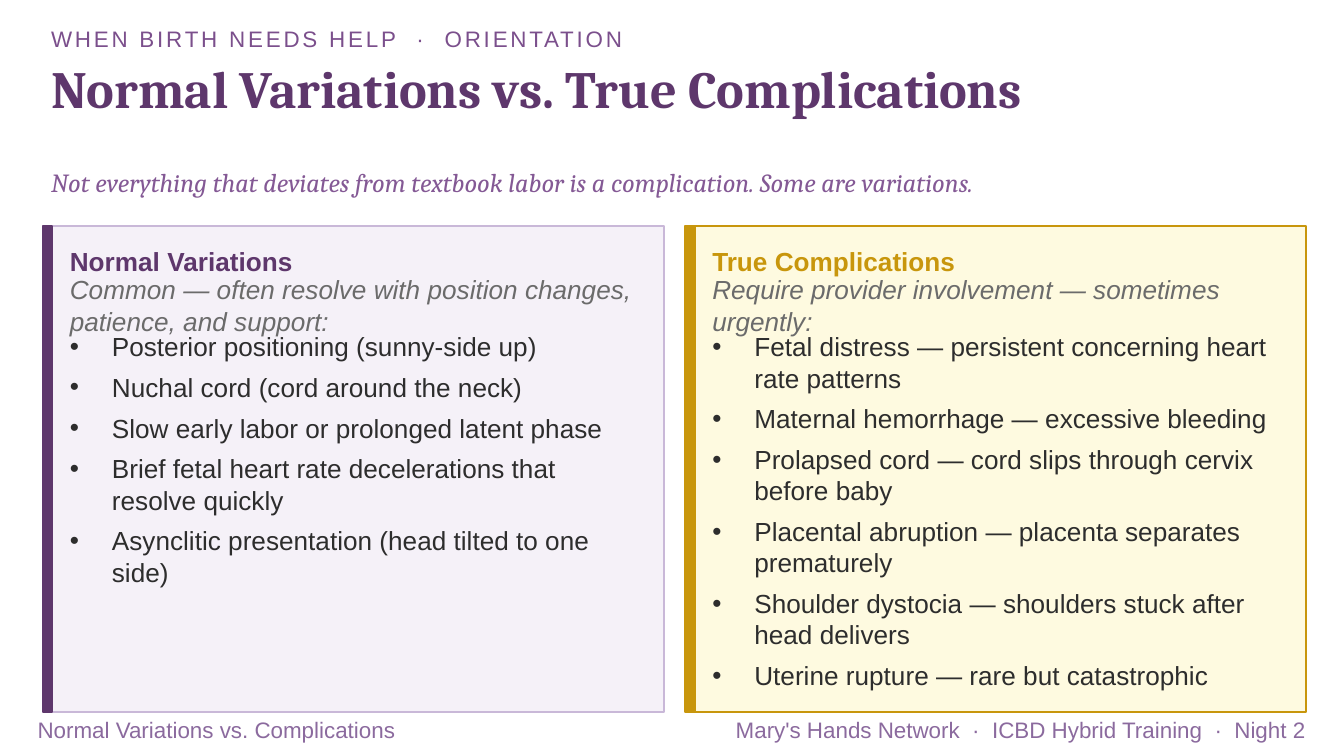
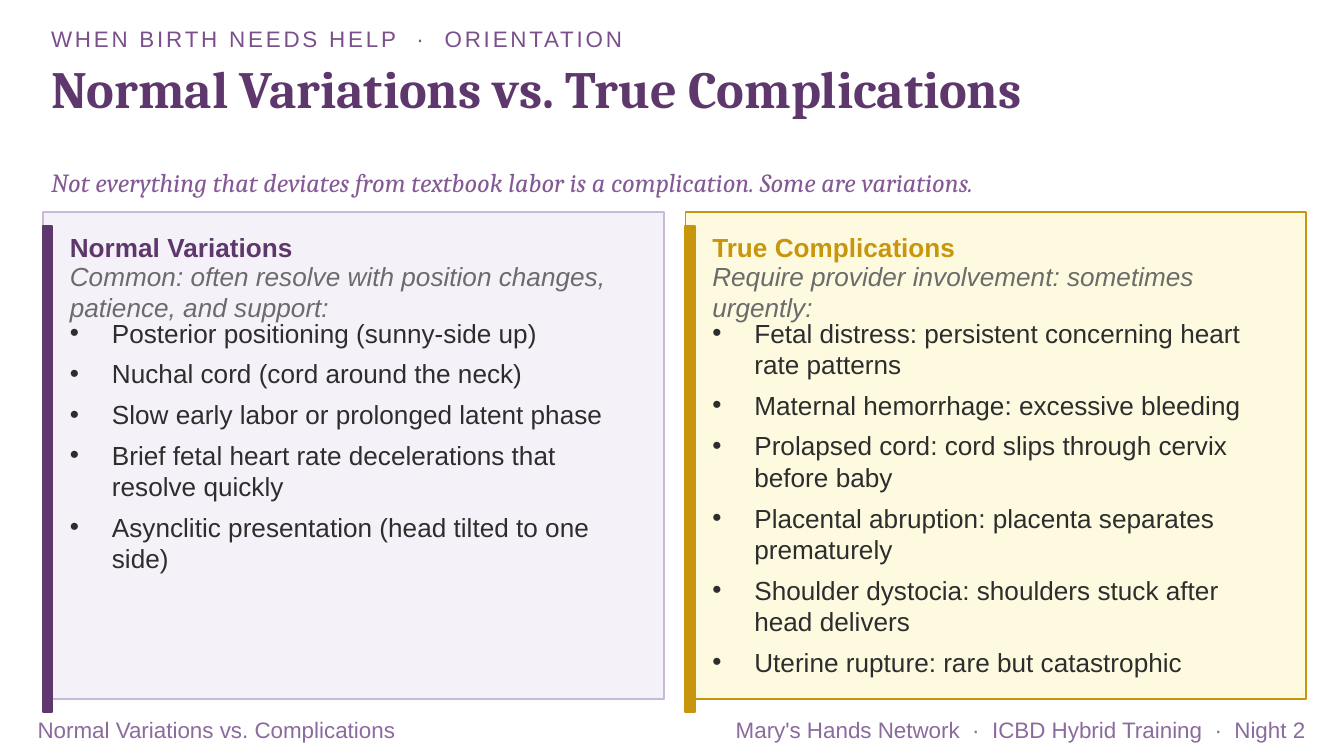
Before and after one commit to maryshandsnetwork-ai/MHNWebsiteTest, a slide deck: slide 54 of assets/training/mhn-icbd-night-2.pptx. Drawn at 1344x756 pixels with LibreOffice and Linux fonts; fonts in the diff are those of the drawing. Boxes give left, top, right and bottom in pixels: in the first picture for what was removed or moved away, otherwise in the second. Text is boxed around its words. In the diff, an @@ line names an element or a change of style, - is before the commit and + after.

```diff
--- a/assets/training/mhn-icbd-night-2.pptx
+++ b/assets/training/mhn-icbd-night-2.pptx
@@ 3 texts, 2 rectangles moved together from (x1=43, y1=226, x2=1306, y2=712) to (x1=43, y1=212, x2=1306, y2=699) @@
@@ text at (x1=70, y1=267, x2=605, y2=323): text changed @@
-Common — often resolve with position changes, patience, and support:
+Common: often resolve with position changes, patience, and support:
@@ text at (x1=712, y1=267, x2=1194, y2=323): text changed @@
-Require provider involvement — sometimes urgently:
+Require provider involvement: sometimes urgently:
@@ text at (x1=754, y1=322, x2=1240, y2=678): text changed @@
-• Fetal distress — persistent concerning heart rate patterns
-• Maternal hemorrhage — excessive bleeding
-• Prolapsed cord — cord slips through cervix before baby
-• Placental abruption — placenta separates prematurely
-• Shoulder dystocia — shoulders stuck after head delivers
-• Uterine rupture — rare but catastrophic
+• Fetal distress: persistent concerning heart rate patterns
+• Maternal hemorrhage: excessive bleeding
+• Prolapsed cord: cord slips through cervix before baby
+• Placental abruption: placenta separates prematurely
+• Shoulder dystocia: shoulders stuck after head delivers
+• Uterine rupture: rare but catastrophic
```
Also in this commit, not shown: 70 other slides changed, 1 other file.
